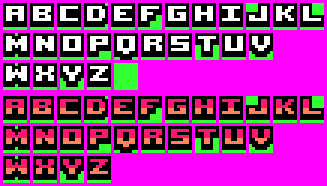
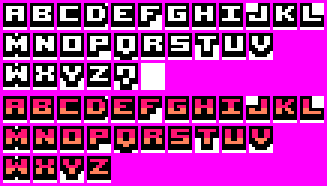
Layer changes from the first w=327, h=186 image to the second:
hid "Transparent copy" over (3, 96, 324, 183)
added layer "Layer 7" in group "Letters" over (114, 63, 138, 90)
painted on "Border" over (141, 63, 165, 90)
hid "Transparent" over (3, 3, 324, 90)
